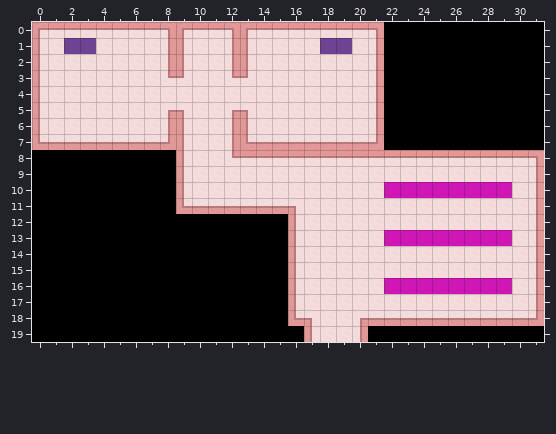
Two versions of a level (Tiled map, assets/Maps/piazza-map.tmx). The first picture shows the starting point.
Cells are 16x16 px. Shown: x 0..31, y 0..19.
The same view after the edit:
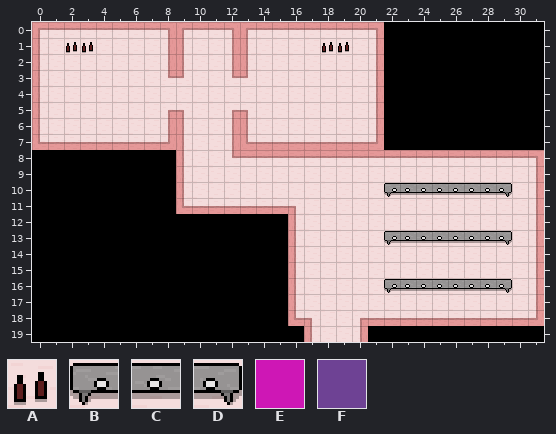
Key: from "Tileset 3": A 48, B 49, C 50, D 51; from "Tileset-2-New-2": E 10, F 14.
_ is an empty cell.
The edit:
Layer "Tile Layer 2":
y 1: x 2..3 FF -> AA; x 18..19 FF -> AA
y 10: x 22..29 EEEEEEEE -> BCCCCCCD
y 13: x 22..29 EEEEEEEE -> BCCCCCCD
y 16: x 22..29 EEEEEEEE -> BCCCCCCD
Where, in picture pixels (left, top, right, bottom), the same in both pictures:
changed: (64, 38, 96, 54)
changed: (320, 38, 352, 54)
changed: (384, 182, 512, 198)
changed: (384, 230, 512, 246)
changed: (384, 278, 512, 294)
